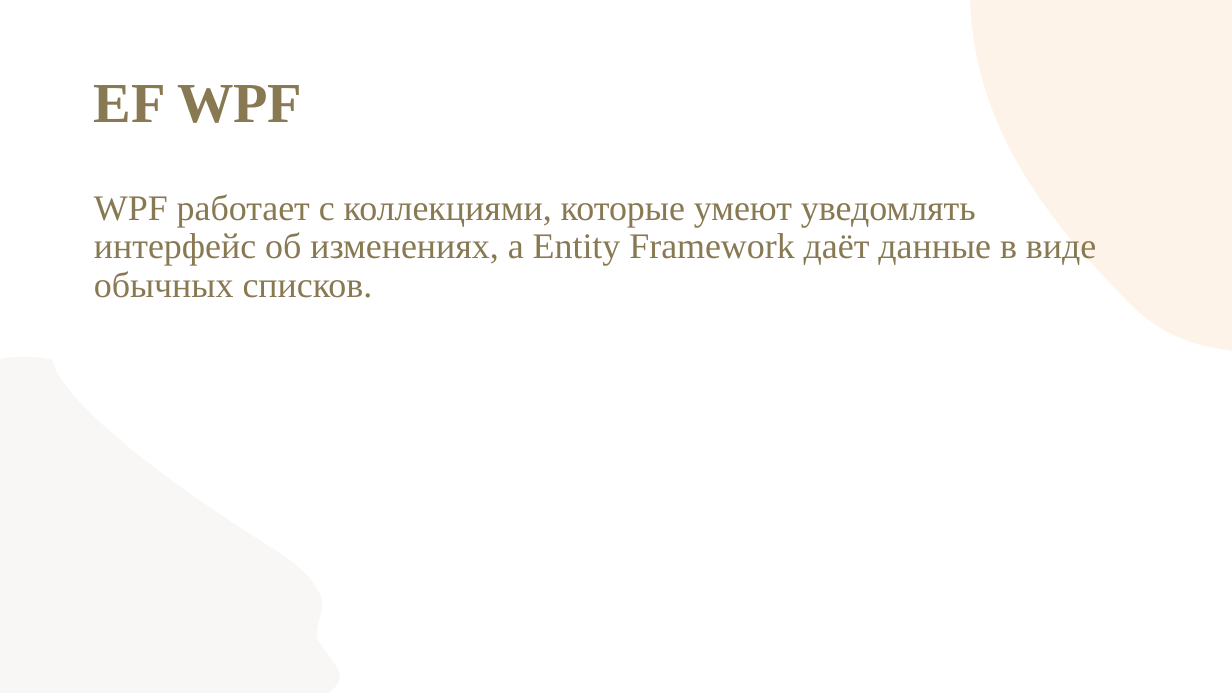
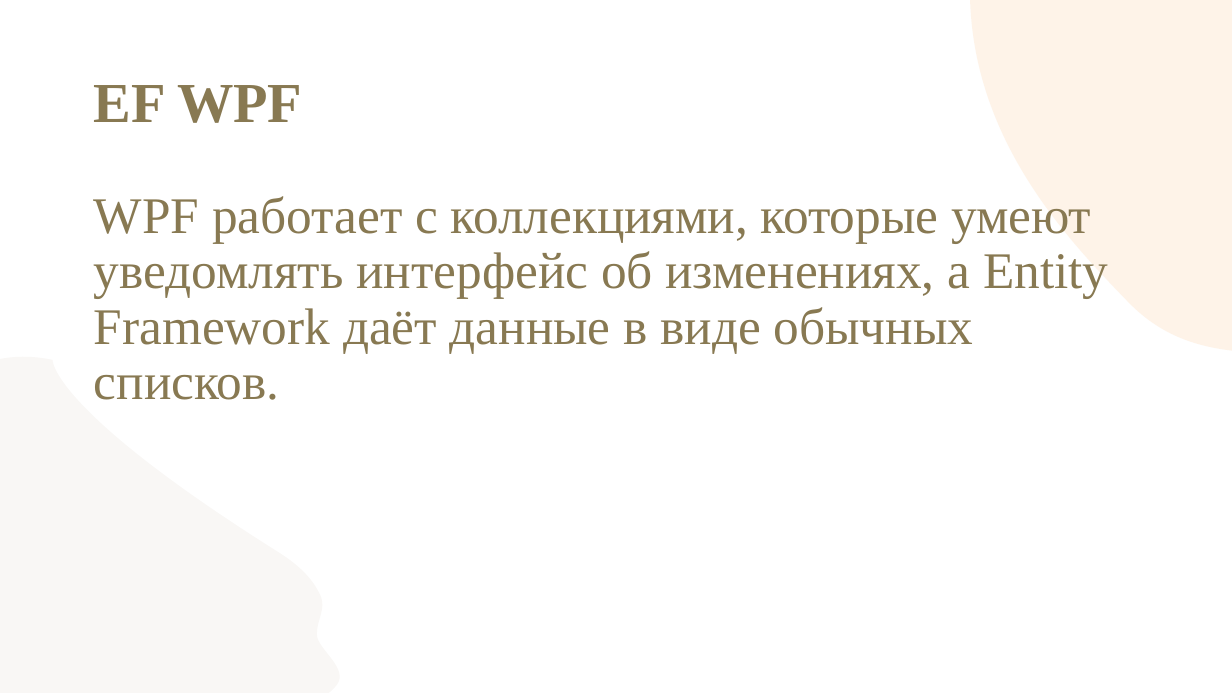
Before and after one commit to gheluag/demoexam_2026, a slide deck: slide 57 of Модуль 2/EF/EF.pptx (slide 46 before the commit). Drawn at 1232x693 pixels with LibreOffice and Linux fonts; fonts in the diff are those of the drawing; background and template pictures are left out. Boxes give left, top, right and bottom in pixels: in the first picture for what was removed or moved away, otherwise in the second. Text is boxed around its words. In the diff, an @@ line names an element or a change of style, - is before the commit and + after.

```diff
--- a/Модуль 2/EF/EF.pptx
+++ b/Модуль 2/EF/EF.pptx
@@ text "WPF работает с коллекциями, которые ..." at (94, 196, 1108, 400): size 28 to 40 pt @@
```
Also in this commit, not shown: 9 other slides changed, 15 slides added, 37 other files.
